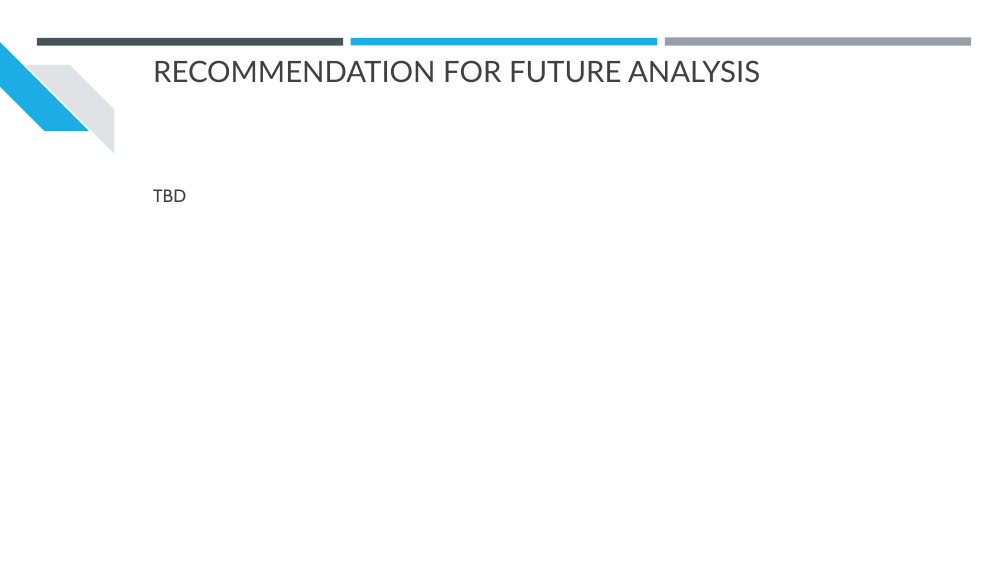
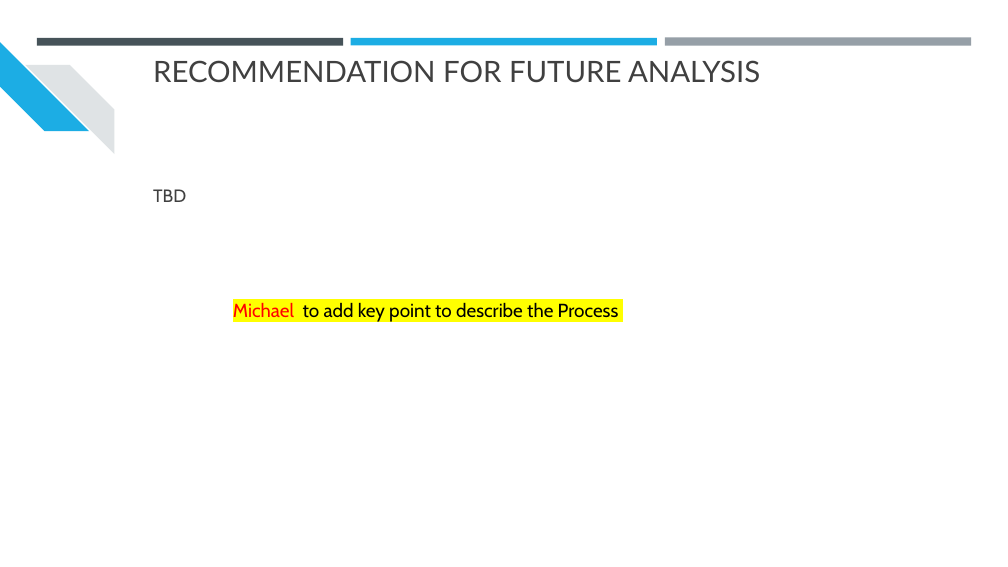
Before and after one commit to srthirum1/Final_Group_Project, a slide deck: slide 11 of Final_Project/CA Housing Prices Analysis.pptx (slide 15 before the commit). Drawn at 1008x567 pixels with LibreOffice and Linux fonts; fonts in the diff are those of the drawing. Boxes give left, top, right and bottom in pixels: in the first picture for what was removed or moved away, otherwise in the second. Text is boxed around its words. In the diff, an @@ line names an element or a change of style, - is before the commit and + after.

```diff
--- a/Final_Project/CA Housing Prices Analysis.pptx
+++ b/Final_Project/CA Housing Prices Analysis.pptx
@@ text added at (233, 302, 619, 322), 18 pt, text #000000 @@
+Michael to add key point to describe the Process
```
Also in this commit, not shown: 7 other slides changed, 2 slides added, 1 slide removed, 1 other file.
